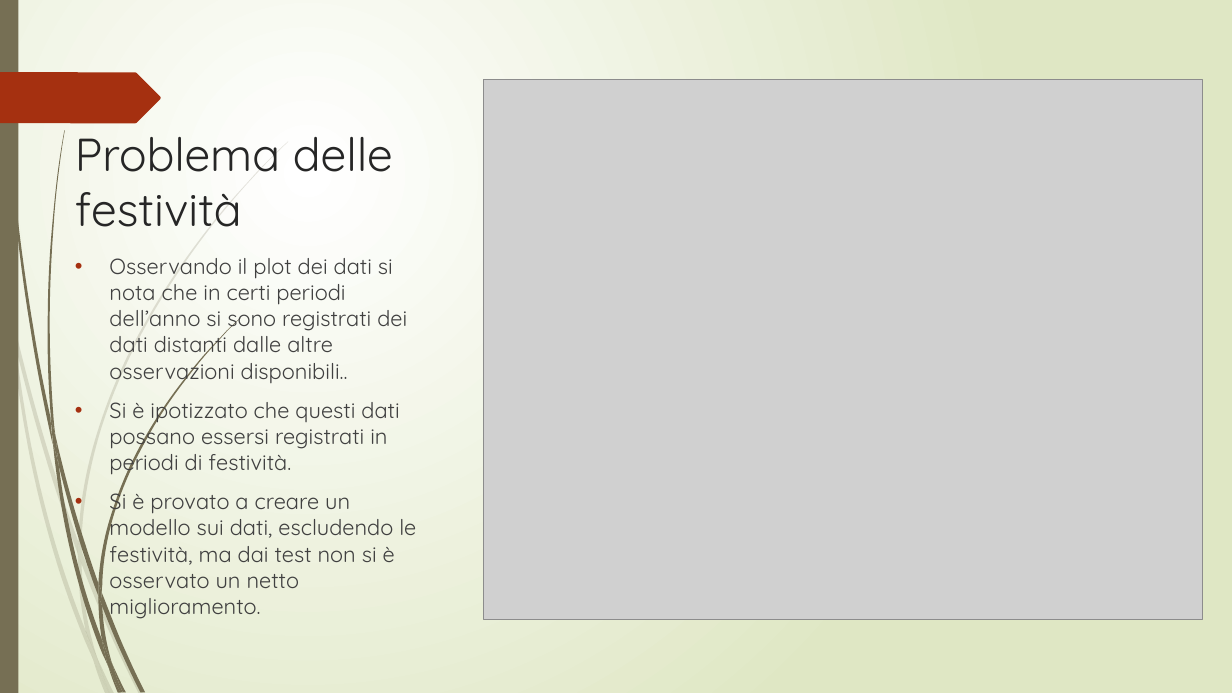
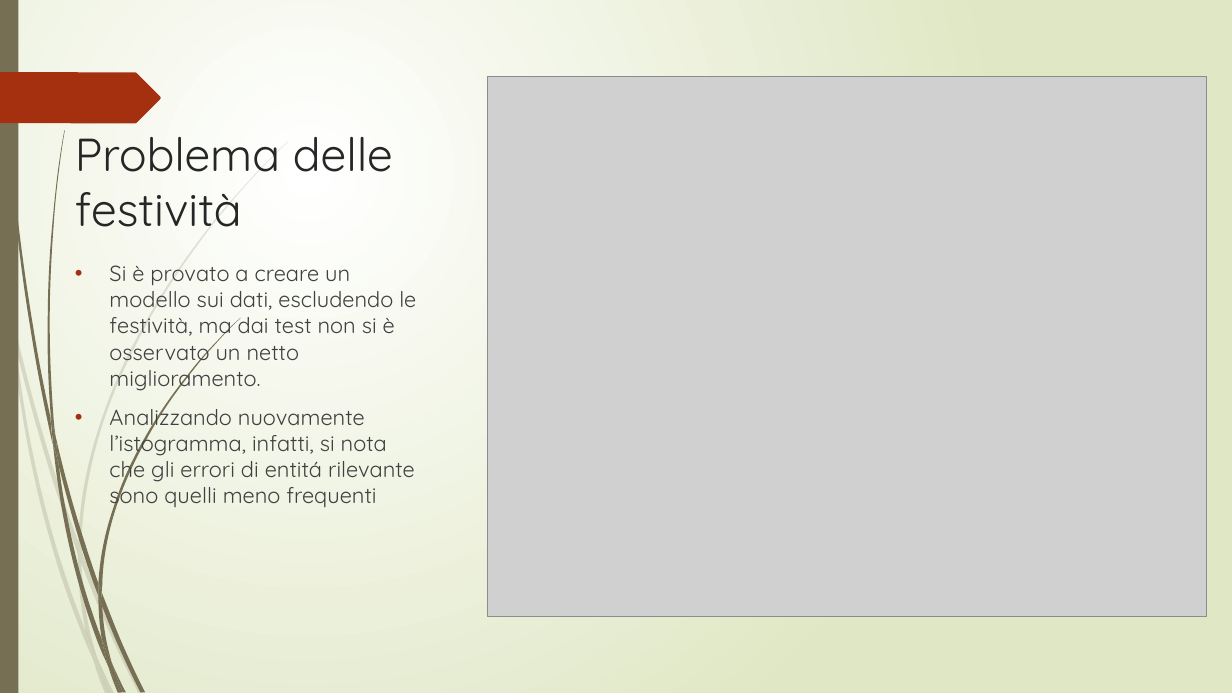
Before and after one commit to r1cky0/Italian-energy-consumption-prediction, a slide deck: slide 17 of presentazione_imad.pptx (slide 14 before the commit). Drawn at 1232x693 pixels with LibreOffice and Linux fonts; fonts in the diff are those of the drawing; grey boxes stand for pictures. Boxes give left, top, right and bottom in pixels: in the first picture for what was removed or moved away, otherwise in the second. Text is boxed around its words. In the diff, an @@ line names an element or a change of style, - is before the commit and + after.

Commit message:
Presentazione

```diff
--- a/presentazione_imad.pptx
+++ b/presentazione_imad.pptx
@@ picture: place and size @@
-picture at (483,80,1203,620)
+picture at (488,77,1208,616)
@@ text "Si è provato a creare ...": place and size @@
-text "Si è provato a creare ..." at (109,258,416,620)
+text "Si è provato a creare ..." at (109,265,416,509)
@@ text at (109,258,407,476): paragraphs removed @@
-• Osservando il plot dei dati si nota che in certi periodi dell’anno si sono registrati dei dati distanti dalle altre osservazioni disponibili..
-• Si è ipotizzato che questi dati possano essersi registrati in periodi di festività.
@@ text at (109,403,415,509): paragraph added @@
+• Analizzando nuovamente l’istogramma, infatti, si nota che gli errori di entitá rilevante sono quelli meno frequenti
```
Also in this commit, not shown: 1 other slide changed, 3 slides added, 2 other files.
